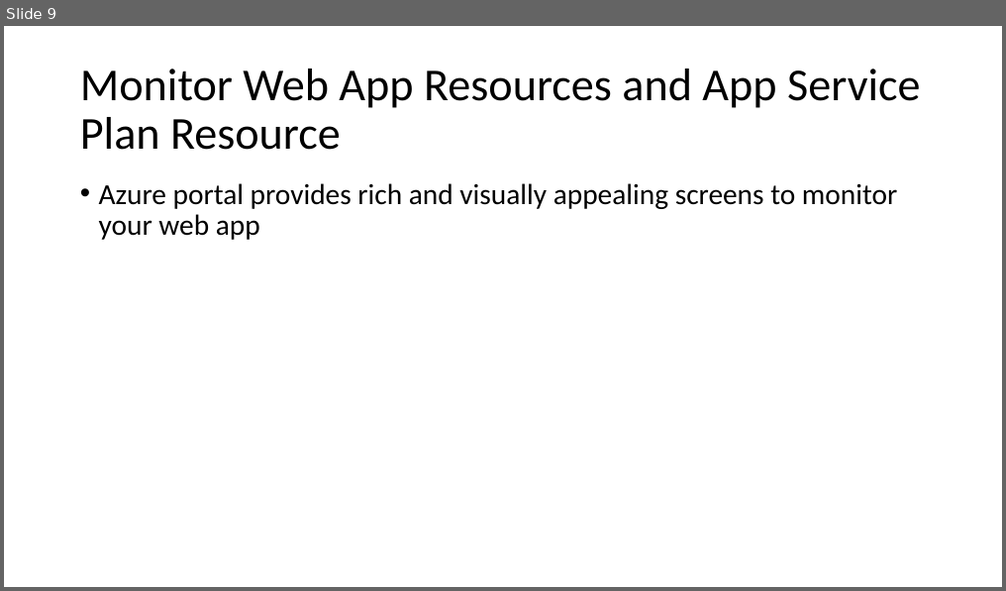
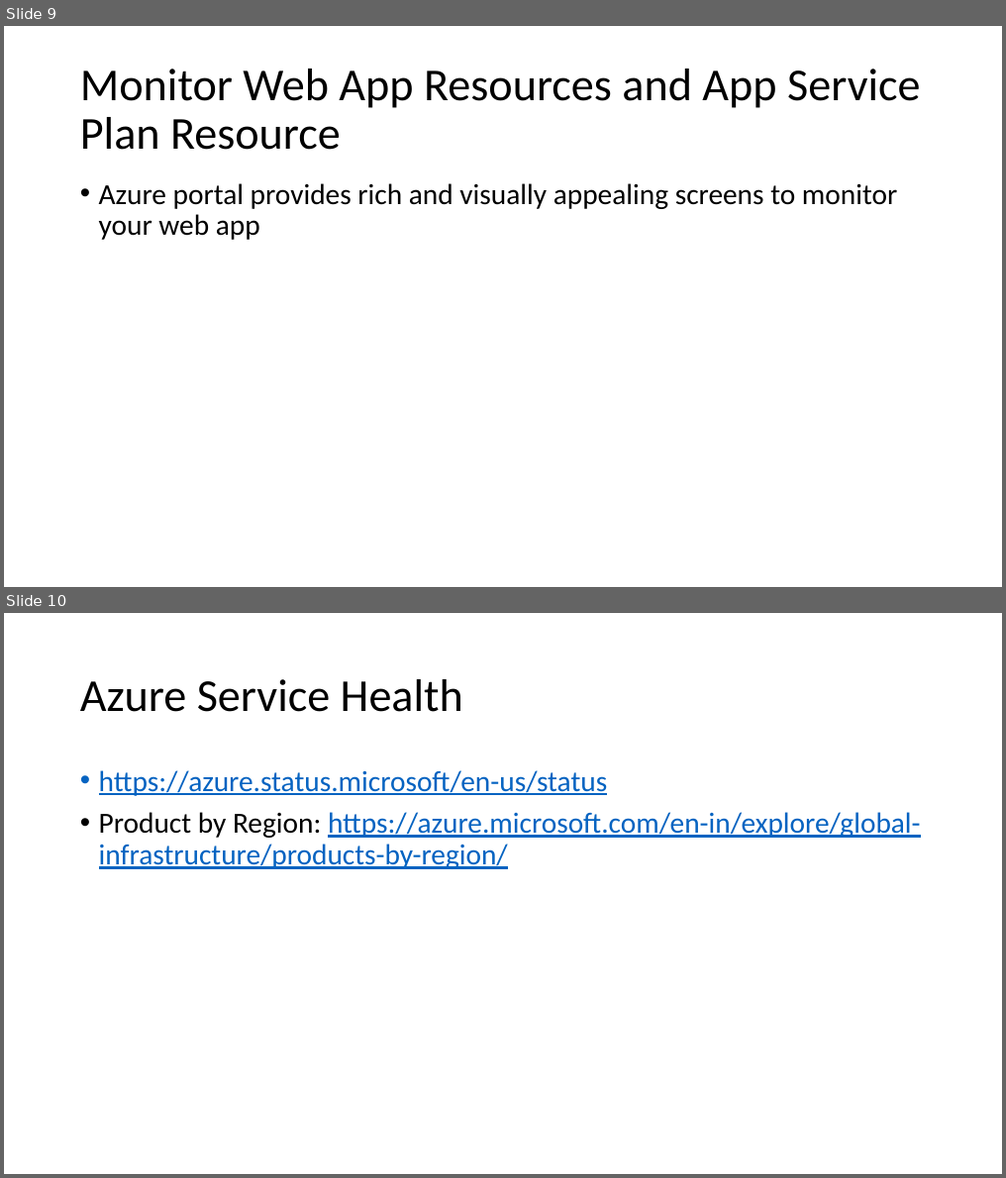
Before and after one commit to ayushrathi15/05May-AZ104, a slide deck: Azure Monitor.pptx. Shown one above the other, each under a label of ours: slide 9 before the commit, slides 9 and 10 after it. The pictures are 1006x591 and 1006x1178 pixels, drawn with LibreOffice and Linux fonts; fonts in the diff are those of the drawing. Boxes give left, top, right and bottom in pixels: in the first picture for what was removed or moved away, otherwise in the second. Text is boxed around its words. In the diff, an @@ line names an element or a change of style, - is before the commit and + after.

Commit message:
Day 9

```diff
--- a/Azure Monitor.pptx
+++ b/Azure Monitor.pptx
@@ slide 10 added at box(4, 613, 1002, 1174), background #FFFFFF @@
@@ title added at box(80, 679, 463, 712), 44 pt, text #000000 @@
+Azure Service Health
@@ text added at box(99, 770, 921, 869), 28 pt, text #0563C1, underline @@
+• https://azure.status.microsoft/en-us/status
+• Product by Region: https://azure.microsoft.com/en-in/explore/global-infrastructure/products-by-region/
```
Also in this commit, not shown: 1 other slide added.
